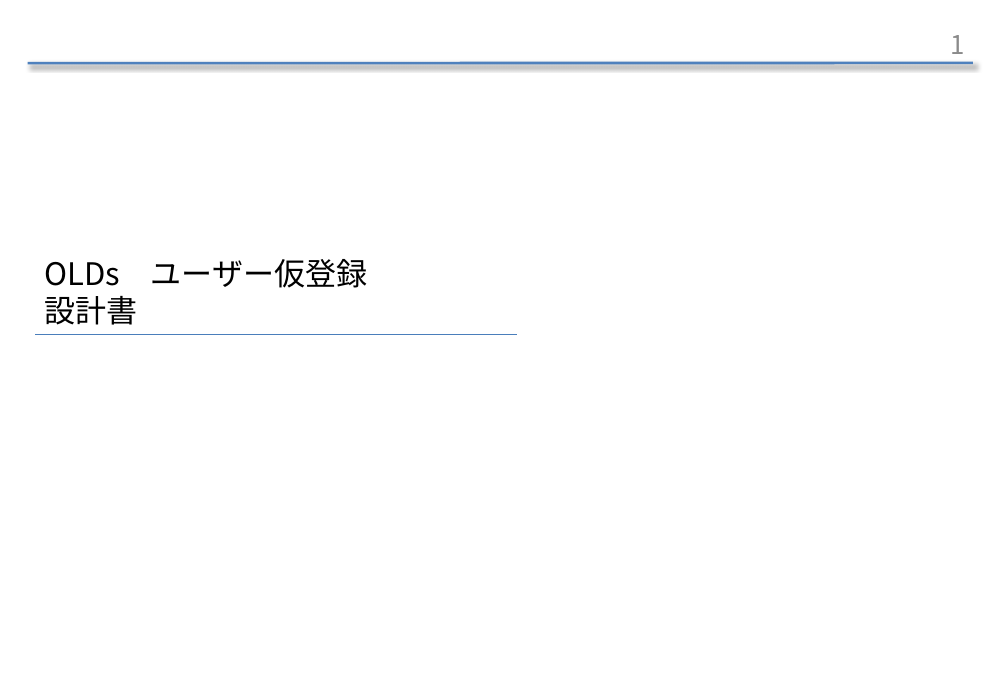
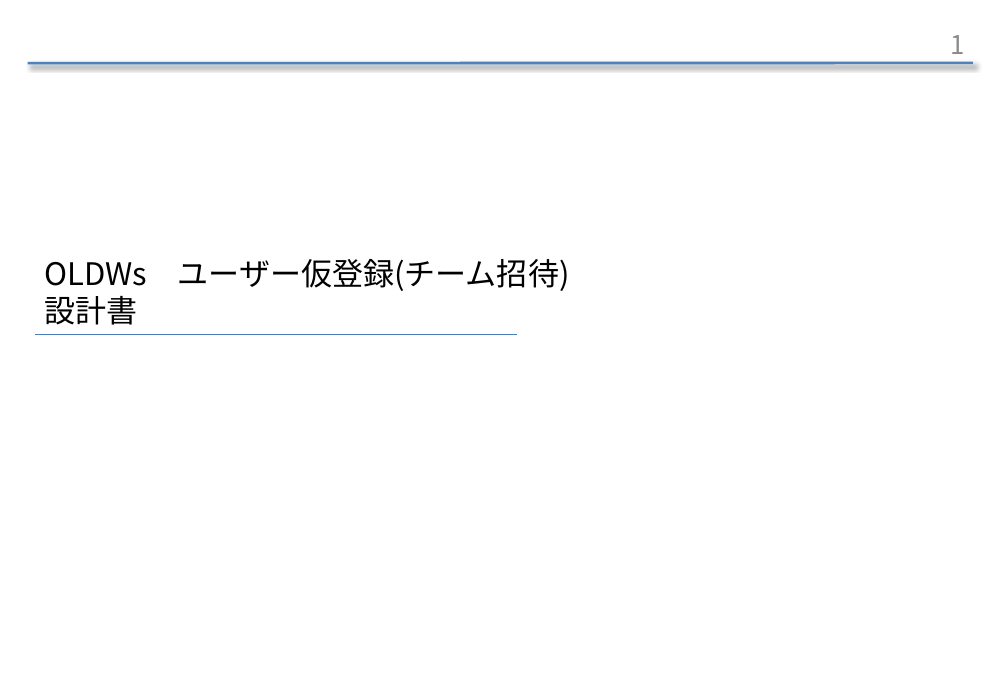
Before and after one commit to tooiea/OnLineDatingWithSportsApp, a slide deck: slide 1 of documents/OLDs_temp_user_register_document_spec.pptx. Drawn at 1008x698 pixels with LibreOffice and Linux fonts; fonts in the diff are those of the drawing. Boxes give left, top, right and bottom in pixels: in the first picture for what was removed or moved away, otherwise in the second. Text is boxed around its words. In the diff, an @@ line names an element or a change of style, - is before the commit and + after.

```diff
--- a/documents/OLDs_temp_user_register_document_spec.pptx
+++ b/documents/OLDs_temp_user_register_document_spec.pptx
@@ text at (44,259,570,291): text changed @@
-OLDs ユーザー仮登録
+OLDWs ユーザー仮登録(チーム招待)
```
Also in this commit, not shown: 6 other slides changed, 2 slides added, 13 other files.
